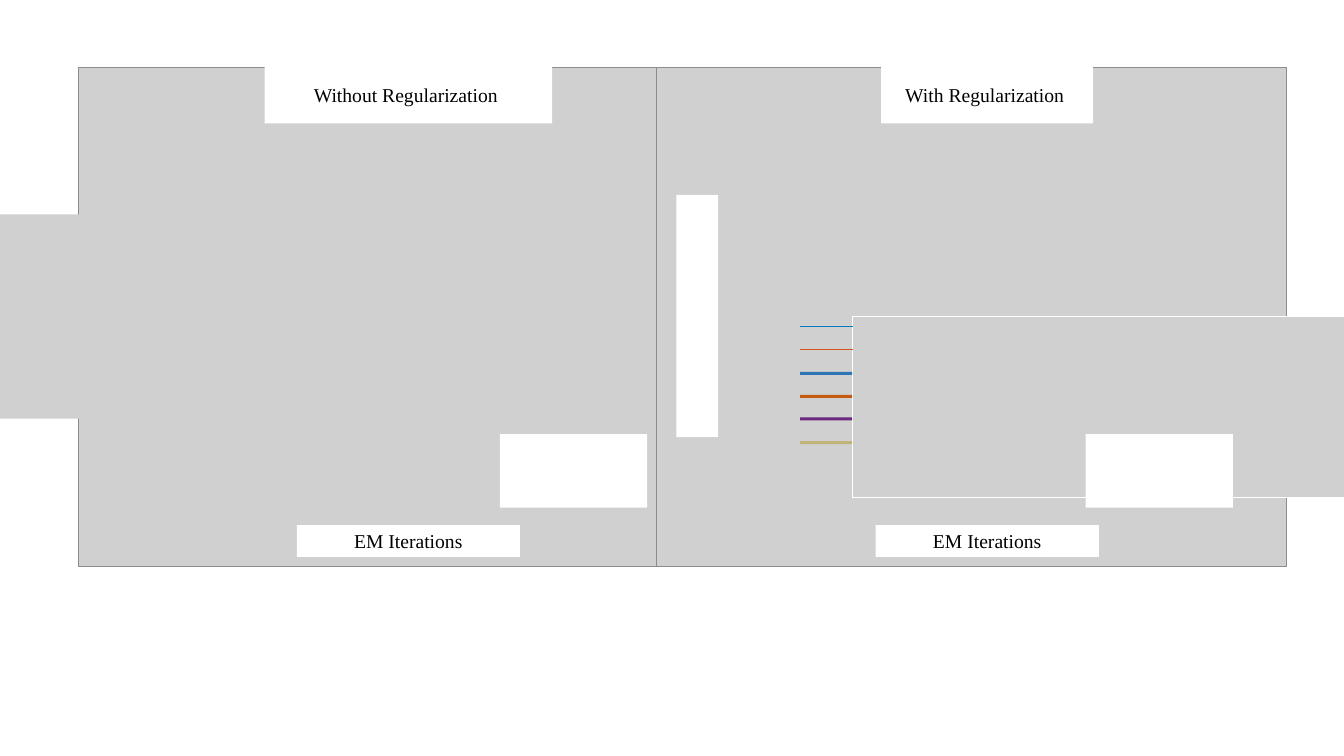
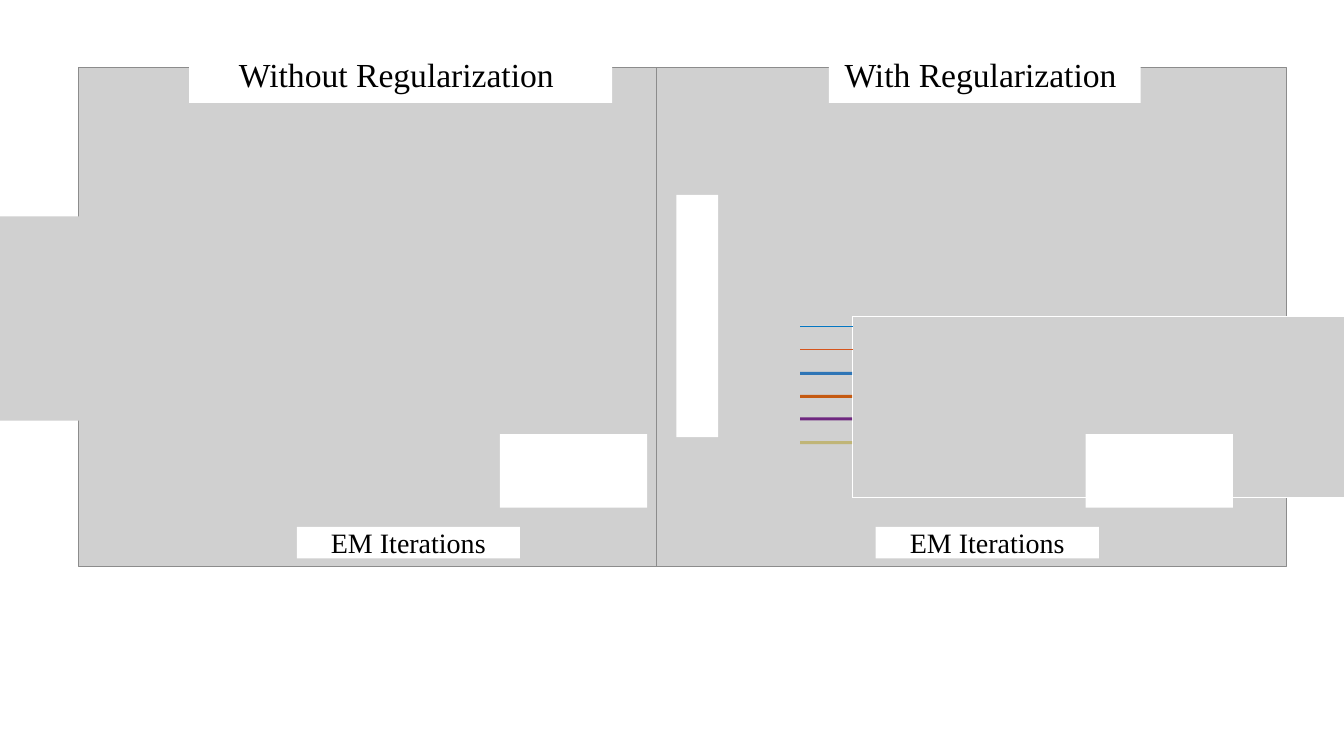
Before and after one commit to David-Taub/HOP-HMM, a slide deck: slide 3 of Help/Figures3.pptx. Drawn at 1344x756 pixels with LibreOffice and Linux fonts; fonts in the diff are those of the drawing; grey boxes stand for pictures. Boxes give left, top, right and bottom in pixels: in the first picture for what was removed or moved away, otherwise in the second. Text is boxed around its words. In the diff, an @@ line names an element or a change of style, - is before the commit and + after.

```diff
--- a/Help/Figures3.pptx
+++ b/Help/Figures3.pptx
@@ rectangle "Without Regularization" at (190, 45, 612, 103): size 14 to 24 pt @@
@@ rectangle "Without Regularization": place and size @@
-rectangle "Without Regularization" at (264, 66, 552, 123)
+rectangle "Without Regularization" at (190, 45, 612, 103)
@@ rectangle "With Regularization": place and size @@
-rectangle "With Regularization" at (881, 66, 1093, 123)
+rectangle "With Regularization" at (829, 45, 1140, 103)
@@ rectangle "With Regularization" at (829, 45, 1140, 103): size 14 to 24 pt @@
@@ rectangle "EM Iterations" at (296, 527, 519, 559): size 14 to 20 pt @@
@@ rectangle "EM Iterations" at (876, 527, 1099, 559): size 14 to 20 pt @@
```
Also in this commit, not shown: 2 other slides changed, 1 slide added, 1 slide removed, 29 other files.
